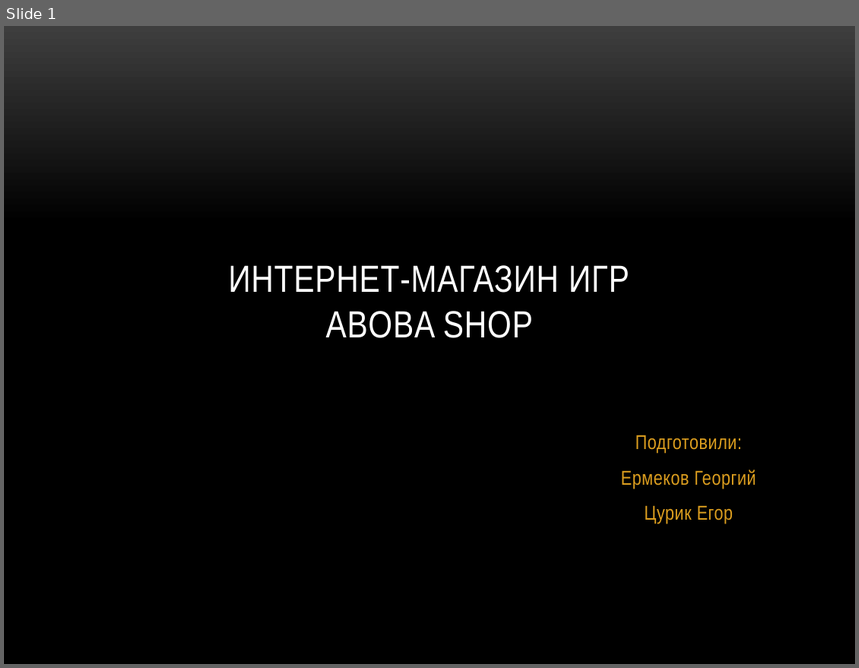
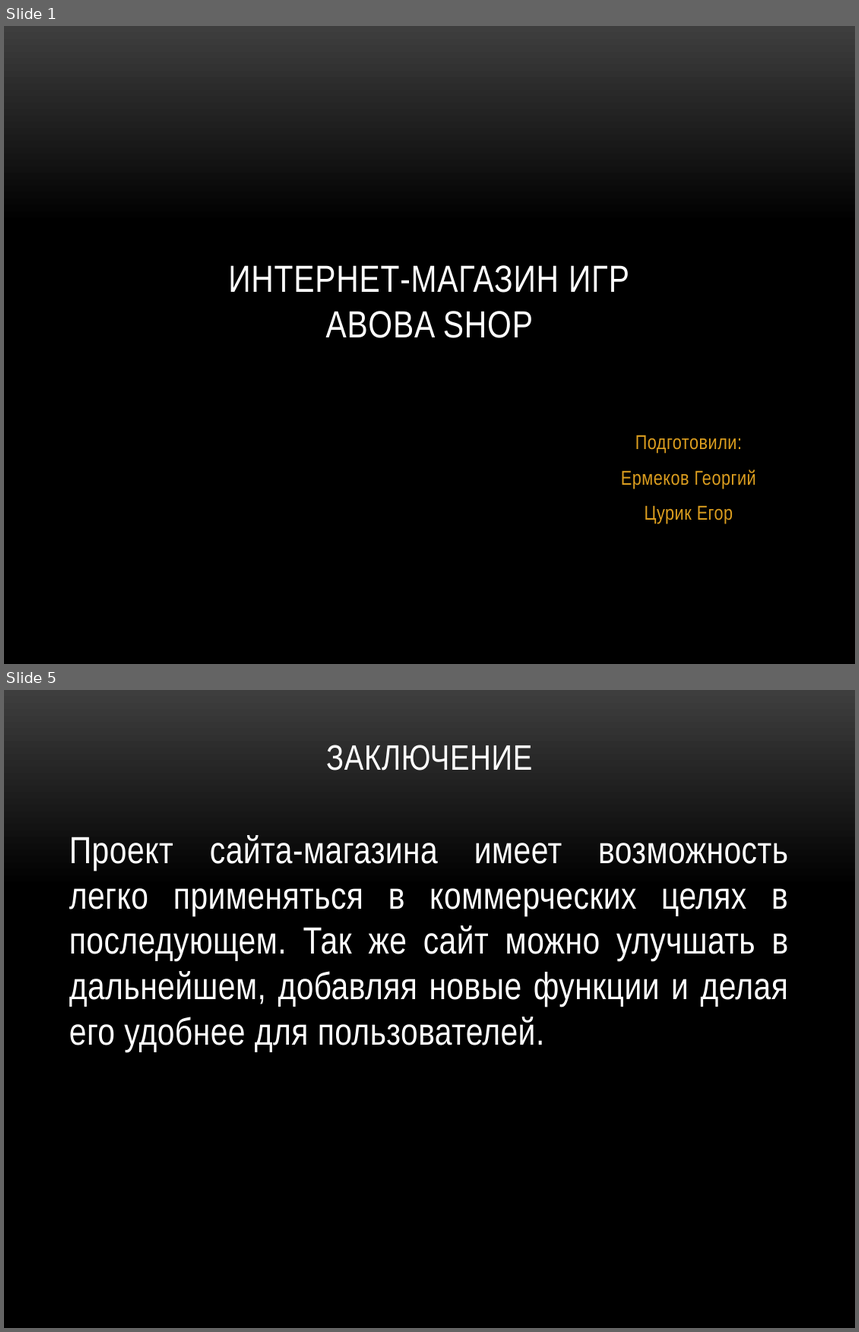
Before and after one commit to Lidne/flask_project, a slide deck: presentation.pptx. Shown one above the other, each under a label of ours: slide 1 before the commit, slides 1 and 5 after it; the slides between them are not shown. The pictures are 859x668 and 859x1332 pixels, drawn with LibreOffice and Linux fonts; fonts in the diff are those of the drawing; background and template pictures are left out. Boxes give left, top, right and bottom in pixels: in the first picture for what was removed or moved away, otherwise in the second. Text is boxed around its words. In the diff, an @@ line names an element or a change of style, - is before the commit and + after.

```diff
--- a/presentation.pptx
+++ b/presentation.pptx
@@ slide 5 added at (4,690,855,1328), background picture (left out) @@
@@ title added at (326,745,532,771), 30 pt, text #FFFFFF @@
+ЗАКЛЮЧЕНИЕ
@@ text added at (69,835,789,1053), 32 pt, text #FFFFFF @@
+Проект сайта-магазина имеет возможность легко применяться в коммерческих целях в последующем. Так же сайт можно улучшать в дальнейшем, добавляя новые функции и делая его удобнее для пользователей.
```
Also in this commit, not shown: 1 slide changed, 2 other slides added, 6 other files.
